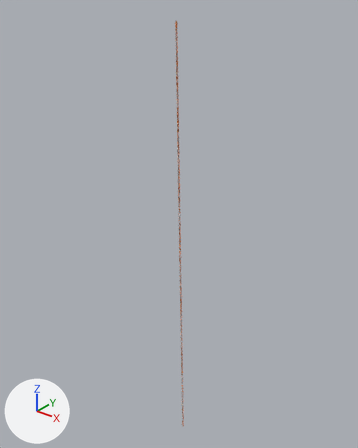
The glTF model public/models/characters/vrati_b.glb as it was, and as the next commit left it.
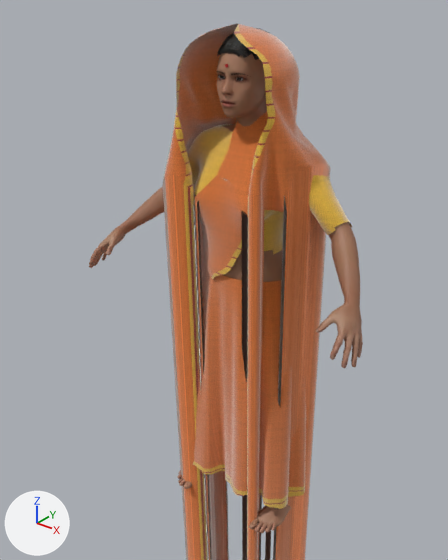
Each version is shown whole from a 50 mm camera at (77.22, -87.61, -107.68) aimed at (-3.3, 13.04, -170.08), then close up from a 50 mm camera at (1.57, 5.89, -115.18) aimed at (0.53, 7.19, -115.98). Every picture has the same lights, and +X, +Y and +Z are marked at lower left. The older version's two pictures come first. Vertices at exactly the same position are counted once.

The older version as bpy lines, for what is in view:
```python
ob_blouse = bpy.data.objects.new('blouse', me_blouse)
ob_blouse.location = (0.0, 0.0, 0.0)
ob_human_long01_x = bpy.data.objects.new('Human.long01_x', me_long01_001)
ob_human_long01_x.location = (0.0, 0.0, 0.0)
ob_human_x = bpy.data.objects.new('Human_x', me_base_002)
ob_human_x.location = (0.0, 0.0, 0.0)
ob_pallu = bpy.data.objects.new('pallu', me_pallu)
ob_pallu.location = (0.0, 0.0, 0.0)
ob_pallu_head = bpy.data.objects.new('pallu_head', me_pallu_head)
ob_pallu_head.location = (0.0, 0.0, 0.0)
ob_saree_skirt = bpy.data.objects.new('saree_skirt', me_saree_skirt)
ob_saree_skirt.location = (0.0, 0.0, 0.0)
# me_pallu
# before: 90 (-0.1, 11.1, -246.8), 104 (-0.1, 11.1, -246.8), 207 (0.1, 11.1, -246.8), 208 (0.1, 11.1, -246.8), 750 (0.1, 11.1, -246.8)
# me_pallu_head
# before: 50 (0.1, 11.1, -246.8), 811 (0.0, 11.4, -246.6), 894 (-0.1, 11.4, -246.6), 1490 (-0.2, 11.2, -246.7), 1626 (-0.1, 11.1, -246.8)
# before: 1629 (-0.2, 11.1, -246.8), 1759 (0.1, 11.1, -246.8), 1760 (0.1, 11.1, -246.8), 1766 (0.1, 11.1, -246.8), 1794 (-0.1, 11.1, -246.8)
# before: 1795 (-0.1, 11.1, -246.8), 1796 (-0.1, 11.1, -246.8), 1799 (-0.1, 11.1, -246.8)
# before: 60 (0.7, 7.1, -115.7) at pixel (261, 204), 169 (0.7, 7.1, -115.7) at pixel (261, 207), 222 (0.8, 7.1, -115.7) at pixel (286, 212), 268 (0.8, 7.1, -115.7) at pixel (284, 199), 269 (0.8, 7.1, -115.7) at pixel (285, 205)
# before: 274 (0.8, 7.2, -115.6) at pixel (290, 189), 1556 (0.4, 7.1, -115.7) at pixel (162, 184)
```
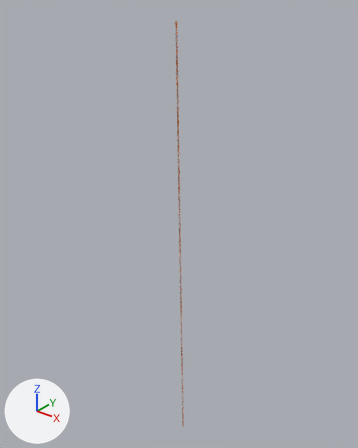
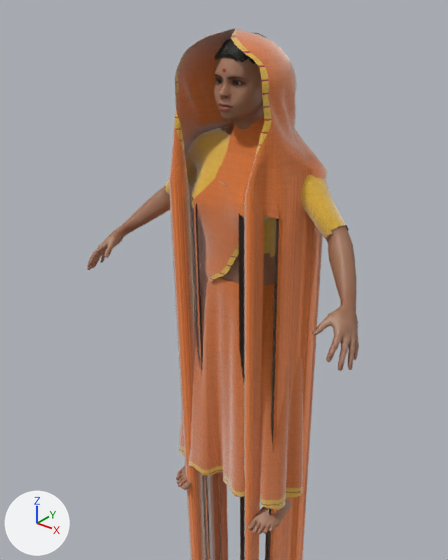
The newer file is also rescaled (x1.02), turned or shifted as a whole; pictures and numbers use the older file's frame.

Changed parts and their boxes (x1, y1, x2, y2) in the close-ups (448 x 560 px; the box of a moved part takes in the faces that stretch with it):
'pallu_head', reshaped
    before: (163, 24, 330, 560)
    after: (169, 29, 327, 560)
'saree_skirt', reshaped
    before: (193, 258, 306, 509)
    after: (179, 261, 303, 510)
'Human_x', reshaped
    before: (89, 53, 363, 533)
    after: (87, 57, 359, 534)
'pallu', reshaped
    before: (193, 112, 305, 560)
    after: (191, 116, 265, 560)
'blouse', reshaped
    before: (188, 124, 352, 255)
    after: (165, 127, 349, 257)
'Human.long01_x', reshaped
    before: (217, 28, 269, 60)
    after: (214, 33, 268, 64)
part 1 of me_blouse, moved or reshaped
    before: (193, 124, 352, 249)
    after: (189, 128, 338, 257)
part 2 of me_blouse, surface changed
    before: (190, 132, 341, 249)
    after: (166, 132, 349, 230)
part 3 of me_long01_001, moved or reshaped
    before: (217, 41, 252, 57)
    after: (216, 46, 249, 62)
part 4 of me_long01_001, moved or reshaped
    before: (217, 35, 259, 60)
    after: (215, 40, 256, 64)
part 5 of me_long01_001, rebuilt (mostly hidden)
    before: (217, 42, 255, 59)
    after: (214, 47, 253, 64)
part 7 of me_pallu, moved or reshaped
    before: (193, 184, 248, 560)
    after: (191, 195, 244, 560)
part 8 of me_pallu, surface changed
    before: (193, 112, 305, 560)
    after: (191, 116, 265, 560)
part 9 of me_pallu_head, moved or reshaped
    before: (170, 174, 268, 560)
    after: (177, 177, 266, 560)
part 10 of me_pallu_head, moved or reshaped
    before: (163, 180, 290, 560)
    after: (249, 188, 288, 560)
part 11 of me_pallu_head, surface changed
    both: (169, 29, 327, 560)

The edits, one by one:
me_blouse is used by ob_blouse; location (0.0, 0.0, 0.0).
me_blouse had 1536 vertices, 2894 faces and spanned x -0.1..0.9, y 7.1..11.1, z -246.8..-115.5.
me_blouse now has 1528 vertices, 2874 faces and spans x -0.1..0.9, y 7.1..11.1, z -246.8..-115.6.
me_blouse part 1: 101 vertices moved within x 0.3..0.8, y 7.1..7.3, z -115.8..-115.6; 122 vertices removed from x 0.4..0.9, y 7.1..7.3, z -115.8..-115.5; 114 vertices added at x 0.3..0.8, y 7.1..7.3, z -115.9..-115.6.
me_blouse part 2: 252 kept faces spanning x -0.1..0.9, y 7.1..11.1, z -246.8..-115.6 get new texture (UV) coordinates.
me_long01_001 is used by ob_human_long01_x; location (0.0, 0.0, 0.0).
me_long01_001 had 801 vertices, 958 faces and spanned x 0.487..0.685, y 7.137..7.316, z -115.464..-115.288.
me_long01_001 now has 799 vertices, 958 faces and spans x 0.476..0.679, y 7.139..7.317, z -115.473..-115.299.
me_long01_001 part 3: the loose piece of 22 vertices spanning x 0.535..0.639, y 7.137..7.162, z -115.349..-115.314 is moved by (-0.009, 0.002, -0.011).
me_long01_001 part 4: the loose piece of 26 vertices spanning x 0.521..0.653, y 7.147..7.187, z -115.353..-115.301 is moved by (-0.009, 0.002, -0.011).
me_long01_001 part 5: the loose piece of 299 vertices spanning x 0.487..0.684, y 7.138..7.316, z -115.455..-115.289 is rebuilt with 301 vertices and now spans x 0.476..0.678, y 7.139..7.317, z -115.473..-115.301.
Other edits to the shape of me_long01_001 do not show in these pictures.
me_base_002 is used by ob_human_x; location (0.0, 0.0, 0.0).
me_base_002 had 5636 vertices, 11268 faces and spanned x 0.127..1.047, y 6.986..7.354, z -116.776..-115.296.
me_base_002 now has 5647 vertices, 11290 faces and spans x 0.118..1.038, y 6.986..7.354, z -116.787..-115.309.
me_base_002 part 6: 1 vertex moved within x 0.655, y 7.229, z -115.424; 5631 vertices removed from x 0.127..1.047, y 6.986..7.354, z -116.776..-115.296; 5642 vertices added at x 0.118..1.038, y 6.986..7.354, z -116.787..-115.309.
me_pallu has 819 vertices, 1440 faces and spans x -0.1..0.7, y 7.1..11.1, z -246.8..-115.5.
me_pallu is used by ob_pallu; location (0.0, 0.0, 0.0).
Part 7, on me_pallu:
Vertices 90, 104, 207, 208, 750 of me_pallu move by (0.6, -4.0, 131.1).
Vertex 204 of me_pallu moves from (0.6, 7.1, -115.7) at pixel (235, 191) to (0.6, 7.1, -115.7) at pixel (216, 177).
Vertex 209 of me_pallu moves from (0.7, 7.1, -115.7) to (0.1, 11.1, -246.8).
me_pallu part 8: 1390 kept faces spanning x -0.1..0.7, y 7.1..11.1, z -246.8..-115.5 get new texture (UV) coordinates.
me_pallu_head has 1823 vertices, 3522 faces and spans x -0.3..0.8, y 7.1..11.4, z -246.8..-115.3.
me_pallu_head is used by ob_pallu_head; location (0.0, 0.0, 0.0).
Part 9, on me_pallu_head:
Vertices 50, 811, 894, 1490, 1626, 1629, 1759, 1760, 1766, 1794, 1795, 1796, 1799 of me_pallu_head move by (0.6, -4.0, 131.1).
Part 10, on me_pallu_head:
Vertices 60, 169, 222, 268, 269, 274, 1556 of me_pallu_head move by (-0.6, 4.0, -131.1).
me_pallu_head part 11: 3516 kept faces spanning x -0.3..0.8, y 7.1..11.4, z -246.8..-115.3 get new texture (UV) coordinates.
me_saree_skirt is used by ob_saree_skirt; location (0.0, 0.0, 0.0).
me_saree_skirt had 1656 vertices, 3168 faces and spanned x 0.351..0.823, y 7.091..7.408, z -116.697..-115.928.
me_saree_skirt now has 1656 vertices, 3168 faces and spans x 0.343..0.813, y 7.093..7.409, z -116.708..-115.94.
me_saree_skirt part 12: 1656 of 1656 vertices moved; they spanned x 0.351..0.823, y 7.091..7.408, z -116.697..-115.928 and now span x 0.343..0.813, y 7.093..7.409, z -116.708..-115.94; mean shift (-0.009, 0.001, -0.012).
